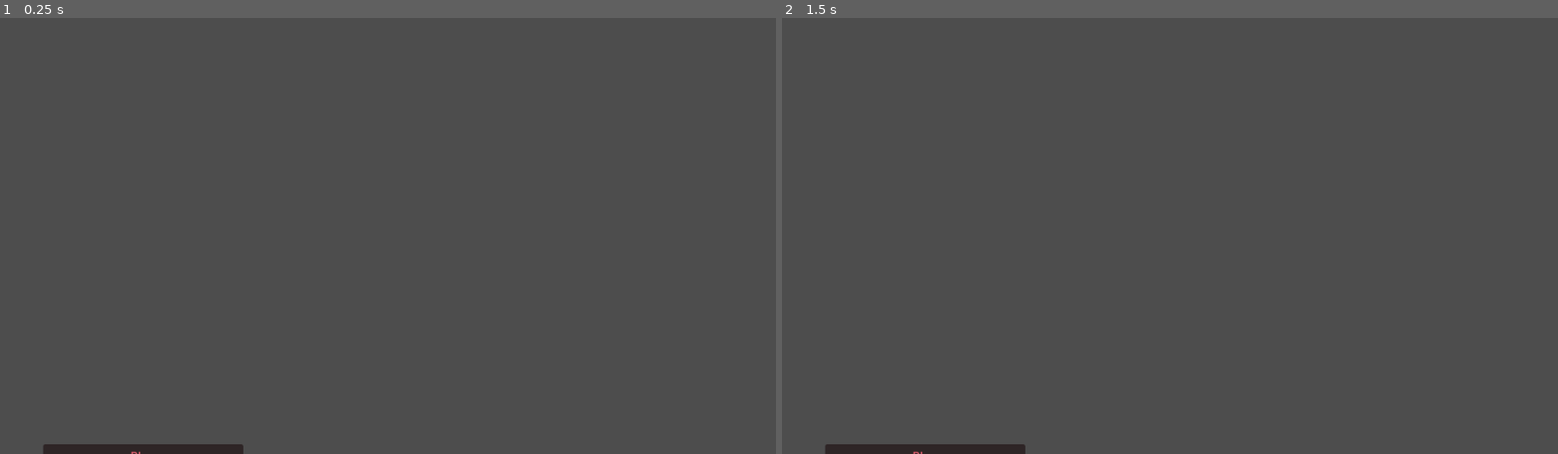
Above: before the commit, frames 1-2 (left to right).
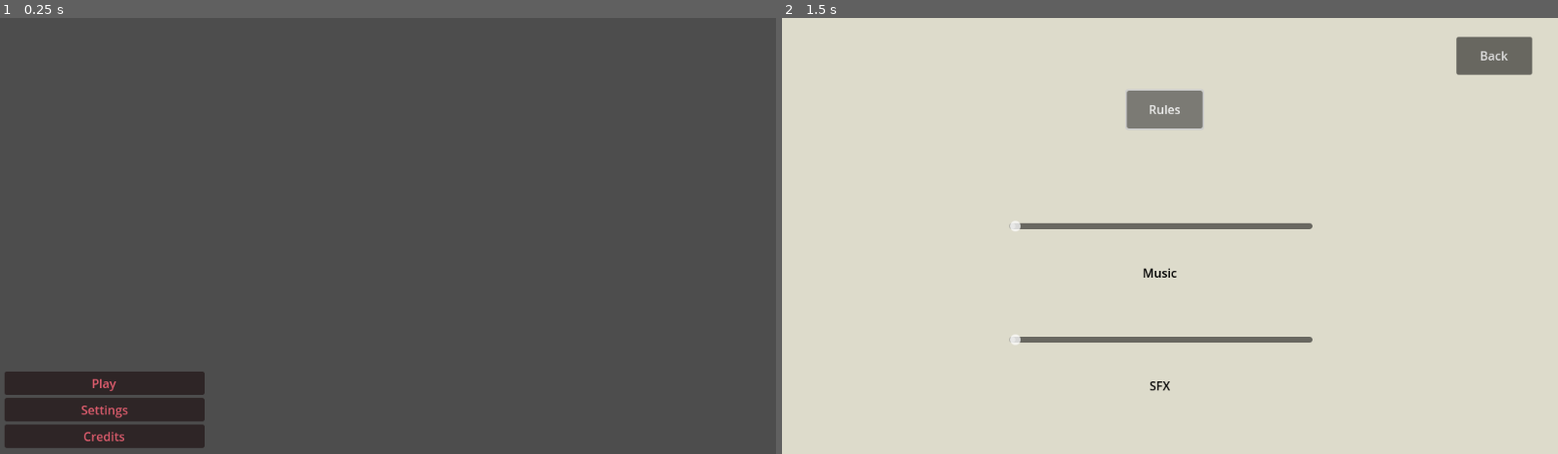
Above: after the commit, the same moments.

Repository: DaltonBaum/RummyCubed
Game: Godot game, scene res://scenes/main_menu.tscn
Same seed, same stepped clock (60 frames per second), same inputs: the game is played once before the commit and once after it.
Inputs (mouse positions are in pixels of both pictures, inside the frame that each line leads up to):
- Up to frame 1 (0.25 s): no input
- Up to frame 2 (1.5 s): click (882, 410) at 0.5 s, where only the run after the commit has a clickable "Settings"; click (1162, 109) at 1.25 s, where only the run after the commit has a clickable "Rules"

The runs differ from the first frame. In frame 1, 4.3% of the frame differs, in the area x 0-32%, y 81-100%; in frame 2, 100%, in the area x 0-100%, y 0-100%.

Commit message:
Added scene switching in main menu script

Diff:
--- a/scenes/main_menu.gd
+++ b/scenes/main_menu.gd
@@ -12,12 +12,12 @@
 
 
 func _on_play_button_pressed() -> void:
-	pass # Change scene to board scene
+	get_tree().change_scene_to_file("res://scenes/difficulty_menu.tscn")
 
 
 func _on_settings_button_pressed() -> void:
-	pass # Go to settings scene.
+	get_tree().change_scene_to_file("res://scenes/settings.tscn")
 
 
 func _on_credits_button_pressed() -> void:
-	pass # Go to credits scene.
+	get_tree().change_scene_to_file("res://scenes/Credits.tscn")
--- a/scenes/main_menu.tscn
+++ b/scenes/main_menu.tscn
@@ -8,10 +8,10 @@
 anchors_preset = 15
 anchor_right = 1.0
 anchor_bottom = 1.0
-offset_left = 556.0
-offset_top = 216.0
-offset_right = 556.0
-offset_bottom = 216.0
+offset_left = 6.0
+offset_top = -4.0
+offset_right = 6.0
+offset_bottom = -4.0
 grow_horizontal = 2
 grow_vertical = 2
 script = ExtResource("1_4ojtk")
@@ -24,10 +24,10 @@
 anchor_top = -0.302
 anchor_right = -0.449
 anchor_bottom = -0.302
-offset_left = -38.752
-offset_top = 520.696
-offset_right = 225.248
-offset_bottom = 629.696
+offset_left = 459.776
+offset_top = 644.952
+offset_right = 723.776
+offset_bottom = 753.952
 
 [node name="PlayButton" type="Button" parent="VBoxContainer"]
 z_index = 4
